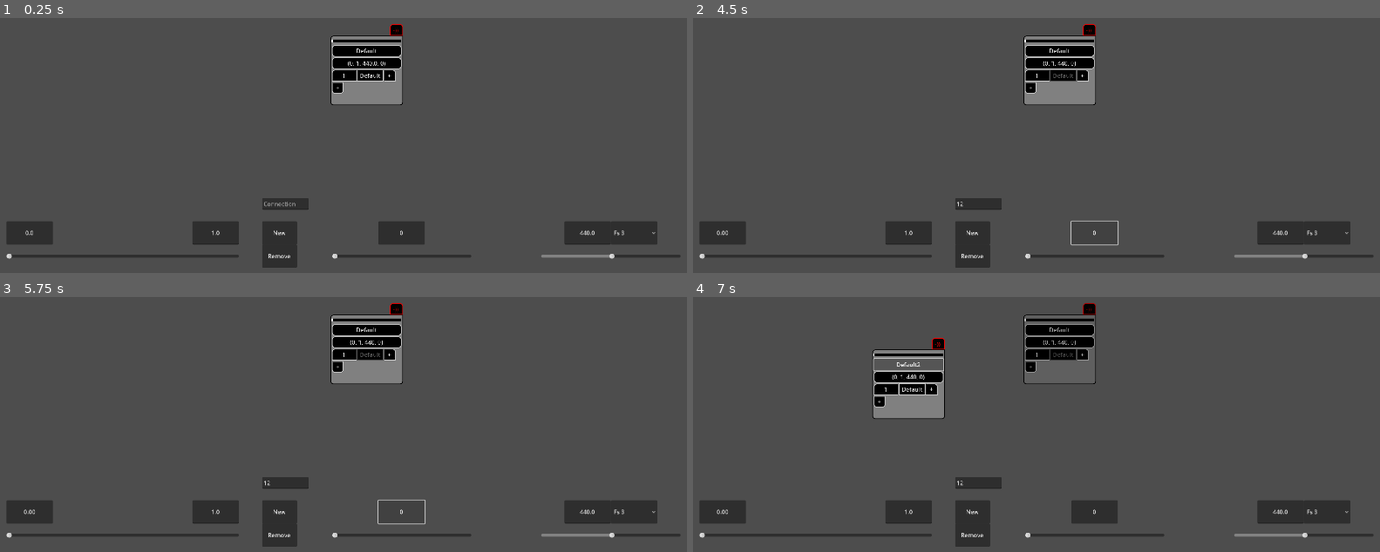
Above: before the commit, frames 1-4 (two rows, left to right).
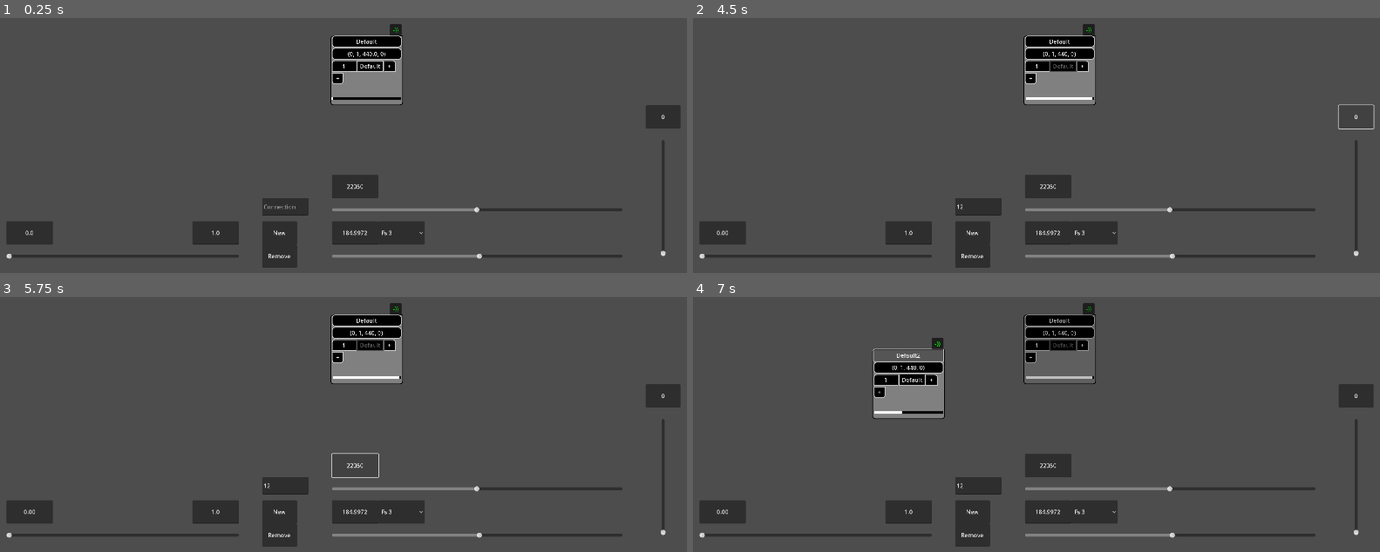
Above: after the commit, the same moments.

Repository: MarshallNekiu/SoundCreator
Game: Godot game, scene res://scenes/main_scene.tscn
The game is run twice, just before and just after one commit, with the same random seed, the same clock (stepped at 60 frames per second) and the same inputs.
Inputs (mouse positions are in pixels of both pictures, inside the frame that each line leads up to):
- Up to frame 1 (0.25 s): no input
- Up to frame 2 (4.5 s): click (981, 204) at 0.52 s; type "12" at 0.6 s; click "Default" at 1.25 s; click "(0, 1, 440, 0)" at 2 s; click "Default" at 2.75 s; click "+" at 3.5 s; click "0" at 4.25 s
- Up to frame 3 (5.75 s): click "0" (after the commit: "22050") at 5 s
- Up to frame 4 (7 s): click "New" at 5.75 s; click "Default2" at 6.5 s

The runs differ from the first frame. In frame 1, 5.7% of the frame differs, in the area x 38-99%, y 2-95%; in frame 2, 5.3%; in frame 3, 5.2%; in frame 4, 7.3%, in the area x 26-99%, y 2-95%.
Error before the commit: Cannot call method 'get_children' on a null value. (res://scripts/sub.gd:35)
Error after the commit: Invalid call to function 'add_connection (via call)' in base 'Control (sub.gd)'. Expected 2 arguments. (res://scripts/sub_control.gd:18)

Commit message:
Add files via upload

Diff:
--- a/scenes/sub.tscn
+++ b/scenes/sub.tscn
@@ -15,6 +15,60 @@
 corner_radius_bottom_left = 8
 expand_margin_left = 4.0
 expand_margin_right = 4.0
+
+[sub_resource type="StyleBoxFlat" id="StyleBoxFlat_rab73"]
+bg_color = Color(0, 0, 0, 1)
+border_width_left = 2
+border_width_top = 2
+border_width_right = 2
+border_width_bottom = 2
+corner_radius_top_left = 8
+corner_radius_top_right = 8
+corner_radius_bottom_right = 8
+corner_radius_bottom_left = 8
+
+[sub_resource type="StyleBoxFlat" id="StyleBoxFlat_k3hoj"]
+bg_color = Color(0, 0, 0, 1)
+border_width_left = 2
+border_width_top = 2
+border_width_right = 2
+border_width_bottom = 2
+corner_radius_top_left = 8
+corner_radius_top_right = 8
+corner_radius_bottom_right = 8
+corner_radius_bottom_left = 8
+
+[sub_resource type="StyleBoxFlat" id="StyleBoxFlat_elk2u"]
+bg_color = Color(0, 0, 0, 1)
+border_width_left = 2
+border_width_top = 2
+border_width_bottom = 2
+corner_radius_top_left = 8
+
+[sub_resource type="StyleBoxFlat" id="StyleBoxFlat_iehiy"]
+content_margin_left = 8.0
+content_margin_right = 8.0
+bg_color = Color(0, 0, 0, 1)
+border_width_left = 2
+border_width_top = 2
+border_width_right = 2
+border_width_bottom = 2
+
+[sub_resource type="StyleBoxFlat" id="StyleBoxFlat_xtias"]
+bg_color = Color(0, 0, 0, 1)
+border_width_top = 2
+border_width_right = 2
+border_width_bottom = 2
+corner_radius_top_right = 8
+
+[sub_resource type="StyleBoxFlat" id="StyleBoxFlat_2c15y"]
+bg_color = Color(0, 0, 0, 1)
+border_width_left = 2
+border_width_top = 2
+border_width_right = 2
+border_width_bottom = 2
+corner_radius_bottom_right = 8
+corner_radius_bottom_left = 8
 
 [sub_resource type="ImageTexture" id="ImageTexture_mshfk"]
 
@@ -34,60 +88,6 @@
 grow_begin = -2.0
 grow_end = -2.0
 thickness = 8
-
-[sub_resource type="StyleBoxFlat" id="StyleBoxFlat_rab73"]
-bg_color = Color(0, 0, 0, 1)
-border_width_left = 2
-border_width_top = 2
-border_width_right = 2
-border_width_bottom = 2
-corner_radius_top_left = 8
-corner_radius_top_right = 8
-corner_radius_bottom_right = 8
-corner_radius_bottom_left = 8
-
-[sub_resource type="StyleBoxFlat" id="StyleBoxFlat_k3hoj"]
-bg_color = Color(0, 0, 0, 1)
-border_width_left = 2
-border_width_top = 2
-border_width_right = 2
-border_width_bottom = 2
-corner_radius_top_left = 8
-corner_radius_top_right = 8
-corner_radius_bottom_right = 8
-corner_radius_bottom_left = 8
-
-[sub_resource type="StyleBoxFlat" id="StyleBoxFlat_elk2u"]
-bg_color = Color(0, 0, 0, 1)
-border_width_left = 2
-border_width_top = 2
-border_width_bottom = 2
-corner_radius_top_left = 8
-
-[sub_resource type="StyleBoxFlat" id="StyleBoxFlat_iehiy"]
-content_margin_left = 8.0
-content_margin_right = 8.0
-bg_color = Color(0, 0, 0, 1)
-border_width_left = 2
-border_width_top = 2
-border_width_right = 2
-border_width_bottom = 2
-
-[sub_resource type="StyleBoxFlat" id="StyleBoxFlat_xtias"]
-bg_color = Color(0, 0, 0, 1)
-border_width_top = 2
-border_width_right = 2
-border_width_bottom = 2
-corner_radius_top_right = 8
-
-[sub_resource type="StyleBoxFlat" id="StyleBoxFlat_2c15y"]
-bg_color = Color(0, 0, 0, 1)
-border_width_left = 2
-border_width_top = 2
-border_width_right = 2
-border_width_bottom = 2
-corner_radius_bottom_right = 8
-corner_radius_bottom_left = 8
 
 [sub_resource type="StyleBoxFlat" id="StyleBoxFlat_70fmk"]
 content_margin_bottom = 0.0
@@ -124,9 +124,80 @@
 offset_bottom = 192.0
 theme_override_constants/separation = 2
 
-[node name="Track" type="HSlider" parent="Box"]
+[node name="Name" type="Button" parent="Box"]
+custom_minimum_size = Vector2(0, 32)
+layout_mode = 2
+theme_override_styles/normal = SubResource("StyleBoxFlat_rab73")
+text = "Default"
+
+[node name="Values" type="Button" parent="Box"]
+custom_minimum_size = Vector2(0, 32)
+layout_mode = 2
+theme_override_styles/normal = SubResource("StyleBoxFlat_k3hoj")
+text = "(0, 1, 440.0, 0)"
+
+[node name="ScrollBox" type="ScrollContainer" parent="Box"]
+custom_minimum_size = Vector2(192, 96)
+layout_mode = 2
+
+[node name="VBox" type="VBoxContainer" parent="Box/ScrollBox"]
+custom_minimum_size = Vector2(192, 32)
+layout_mode = 2
+theme_override_constants/separation = 2
+
+[node name="HBox" type="HBoxContainer" parent="Box/ScrollBox/VBox" groups=["HBox"]]
+custom_minimum_size = Vector2(192, 32)
+layout_mode = 2
+theme_override_constants/separation = 2
+
+[node name="Time" type="LineEdit" parent="Box/ScrollBox/VBox/HBox"]
+custom_minimum_size = Vector2(0, 32)
+layout_mode = 2
+theme_override_styles/normal = SubResource("StyleBoxFlat_elk2u")
+text = "1"
+alignment = 1
+expand_to_text_length = true
+
+[node name="Connection" type="Button" parent="Box/ScrollBox/VBox/HBox" groups=["Connection"]]
+layout_mode = 2
+theme_override_styles/normal = SubResource("StyleBoxFlat_iehiy")
+text = "Default"
+
+[node name="Control" type="Control" parent="Box/ScrollBox/VBox/HBox"]
+custom_minimum_size = Vector2(32, 32)
+layout_mode = 2
+
+[node name="Add" type="Button" parent="Box/ScrollBox/VBox/HBox/Control"]
+layout_mode = 2
+offset_right = 32.0
+offset_bottom = 32.0
+theme_override_styles/normal = SubResource("StyleBoxFlat_xtias")
+text = "+"
+
+[node name="Control" type="Control" parent="Box/ScrollBox/VBox"]
+custom_minimum_size = Vector2(32, 32)
+layout_mode = 2
+
+[node name="Add" type="Button" parent="Box/ScrollBox/VBox/Control"]
+custom_minimum_size = Vector2(0, 32)
+layout_mode = 2
+offset_right = 32.0
+offset_bottom = 31.0
+theme_override_styles/normal = SubResource("StyleBoxFlat_2c15y")
+text = "+"
+
+[node name="Timer" type="Node2D" parent="."]
+
+[node name="Timer" type="Timer" parent="Timer"]
+one_shot = true
+
+[node name="Generator" parent="." instance=ExtResource("2_nwvgm")]
+
+[node name="Track" type="HSlider" parent="Generator"]
 custom_minimum_size = Vector2(0, 24)
-layout_mode = 2
+offset_top = 160.0
+offset_right = 192.0
+offset_bottom = 184.0
 theme_override_icons/grabber = SubResource("ImageTexture_mshfk")
 theme_override_icons/grabber_highlight = SubResource("ImageTexture_fiudi")
 theme_override_icons/grabber_disabled = SubResource("ImageTexture_k6lru")
@@ -136,84 +207,25 @@
 step = 0.01
 editable = false
 
-[node name="Name" type="Button" parent="Box"]
-custom_minimum_size = Vector2(0, 32)
-layout_mode = 2
-theme_override_styles/normal = SubResource("StyleBoxFlat_rab73")
-text = "Default"
-
-[node name="Values" type="Button" parent="Box"]
-custom_minimum_size = Vector2(0, 32)
-layout_mode = 2
-theme_override_styles/normal = SubResource("StyleBoxFlat_k3hoj")
-text = "(0, 1, 440.0, 0)"
-
-[node name="ScrollBox" type="ScrollContainer" parent="Box"]
-custom_minimum_size = Vector2(192, 96)
-layout_mode = 2
-
-[node name="VBox" type="VBoxContainer" parent="Box/ScrollBox"]
-custom_minimum_size = Vector2(192, 32)
-layout_mode = 2
-theme_override_constants/separation = 2
-
-[node name="HBox" type="HBoxContainer" parent="Box/ScrollBox/VBox" groups=["HBox"]]
-custom_minimum_size = Vector2(192, 32)
-layout_mode = 2
-theme_override_constants/separation = 2
-
-[node name="Time" type="LineEdit" parent="Box/ScrollBox/VBox/HBox"]
-custom_minimum_size = Vector2(0, 32)
-layout_mode = 2
-theme_override_styles/normal = SubResource("StyleBoxFlat_elk2u")
-text = "1"
-alignment = 1
-expand_to_text_length = true
-
-[node name="Connection" type="Button" parent="Box/ScrollBox/VBox/HBox" groups=["Connection"]]
-layout_mode = 2
-theme_override_styles/normal = SubResource("StyleBoxFlat_iehiy")
-text = "Default"
-
-[node name="Control" type="Control" parent="Box/ScrollBox/VBox/HBox"]
-custom_minimum_size = Vector2(32, 32)
-layout_mode = 2
-
-[node name="Add" type="Button" parent="Box/ScrollBox/VBox/HBox/Control"]
-layout_mode = 2
-offset_right = 32.0
-offset_bottom = 32.0
-theme_override_styles/normal = SubResource("StyleBoxFlat_xtias")
-text = "+"
-
-[node name="Control" type="Control" parent="Box/ScrollBox/VBox"]
-custom_minimum_size = Vector2(32, 32)
-layout_mode = 2
-
-[node name="Add" type="Button" parent="Box/ScrollBox/VBox/Control"]
-custom_minimum_size = Vector2(0, 32)
-layout_mode = 2
-offset_right = 32.0
-offset_bottom = 31.0
-theme_override_styles/normal = SubResource("StyleBoxFlat_2c15y")
-text = "+"
-
-[node name="Generator" parent="." instance=ExtResource("2_nwvgm")]
-
 [node name="Connected" type="Button" parent="."]
-modulate = Color(1, 0, 0, 1)
+modulate = Color(0, 1, 0, 1)
 layout_mode = 0
 offset_left = 160.0
 offset_top = -32.0
 offset_right = 192.0
 theme_override_styles/normal = SubResource("StyleBoxFlat_70fmk")
 toggle_mode = true
+button_pressed = true
 text = "-))"
 
 [connection signal="start" from="." to="." method="_start"]
-[connection signal="button_down" from="Box/Name" to="." method="_on_name_button_down"]
+[connection signal="button_down" from="Box/Name" to="." method="_on_move_button_down"]
 [connection signal="pressed" from="Box/Name" to="." method="play"]
-[connection signal="pressed" from="Box/Values" to="." method="create"]
+[connection signal="pressed" from="Box/Name" to="." method="focus"]
+[connection signal="button_down" from="Box/Values" to="." method="_on_move_button_down"]
+[connection signal="pressed" from="Box/Values" to="." method="focus"]
+[connection signal="child_entered_tree" from="Box/ScrollBox/VBox" to="." method="_on_v_box_child_entered_tree"]
 [connection signal="child_entered_tree" from="Box/ScrollBox/VBox/HBox" to="." method="_on_h_box_child_entered_tree"]
+[connection signal="pressed" from="Box/ScrollBox/VBox/Control/Add" to="." method="create"]
 [connection signal="mouse_entered" from="Connected" to="." method="_on_connected_mouse_entered"]
 [connection signal="toggled" from="Connected" to="." method="_on_connected_toggled"]
--- a/scenes/vi.tscn
+++ b/scenes/vi.tscn
@@ -66,46 +66,62 @@
 offset_bottom = 64.0
 text = "Remove"
 
-[node name="Volume" type="HSlider" parent="UI"]
-offset_left = 928.0
-offset_top = 992.0
-offset_right = 1312.0
-offset_bottom = 1056.0
+[node name="Volume" type="VSlider" parent="UI"]
+offset_left = 1824.0
+offset_top = 704.0
+offset_right = 1856.0
+offset_bottom = 1024.0
 max_value = 24.0
 step = 0.01
 
 [node name="Text" type="Button" parent="UI/Volume"]
 layout_mode = 0
-offset_left = 128.0
-offset_top = -64.0
-offset_right = 256.0
+offset_left = -32.0
+offset_top = -96.0
+offset_right = 64.0
+offset_bottom = -32.0
 text = "0"
 
 [node name="Frequency" type="HSlider" parent="UI"]
-offset_left = 1504.0
+offset_left = 928.0
 offset_top = 992.0
-offset_right = 1888.0
+offset_right = 1728.0
 offset_bottom = 1056.0
 
 [node name="Text" type="LineEdit" parent="UI/Frequency"]
 layout_mode = 0
-offset_left = 64.0
 offset_top = -64.0
-offset_right = 192.0
+offset_right = 128.0
 text = "440.0"
 alignment = 1
 
 [node name="Tone" type="OptionButton" parent="UI/Frequency"]
 layout_mode = 0
-offset_left = 192.0
+offset_left = 128.0
 offset_top = -64.0
-offset_right = 320.0
+offset_right = 256.0
+
+[node name="MixRate" type="HSlider" parent="UI"]
+offset_left = 928.0
+offset_top = 864.0
+offset_right = 1728.0
+offset_bottom = 928.0
+min_value = 5.0
+max_value = 44100.0
+step = 5.0
+value = 22050.0
+
+[node name="Text" type="Button" parent="UI/MixRate"]
+layout_mode = 0
+offset_top = -64.0
+offset_right = 128.0
+text = "22050"
 
 [node name="Connection" type="LineEdit" parent="UI"]
 offset_left = 736.0
 offset_top = 864.0
 offset_right = 864.0
-offset_bottom = 896.0
+offset_bottom = 912.0
 placeholder_text = "Connection"
 
 [connection signal="child_entered_tree" from="SubBlocks" to="." method="_on_sub_blocks_child_entered_tree"]
@@ -114,4 +130,8 @@
 [connection signal="pressed" from="UI/Track/New" to="." method="_on_new_pressed"]
 [connection signal="pressed" from="UI/Track/Remove" to="." method="_on_remove_pressed"]
 [connection signal="value_changed" from="UI/Volume" to="UI" method="_on_volume_value_changed"]
+[connection signal="value_changed" from="UI/Frequency" to="UI" method="_on_frequency_value_changed"]
+[connection signal="text_submitted" from="UI/Frequency/Text" to="UI" method="_on_frequency_text_submitted"]
+[connection signal="item_selected" from="UI/Frequency/Tone" to="UI" method="_on_frequency_value_changed"]
+[connection signal="value_changed" from="UI/MixRate" to="UI" method="_on_mix_rate_value_changed"]
 [connection signal="text_submitted" from="UI/Connection" to="." method="_on_connection_text_submitted"]
